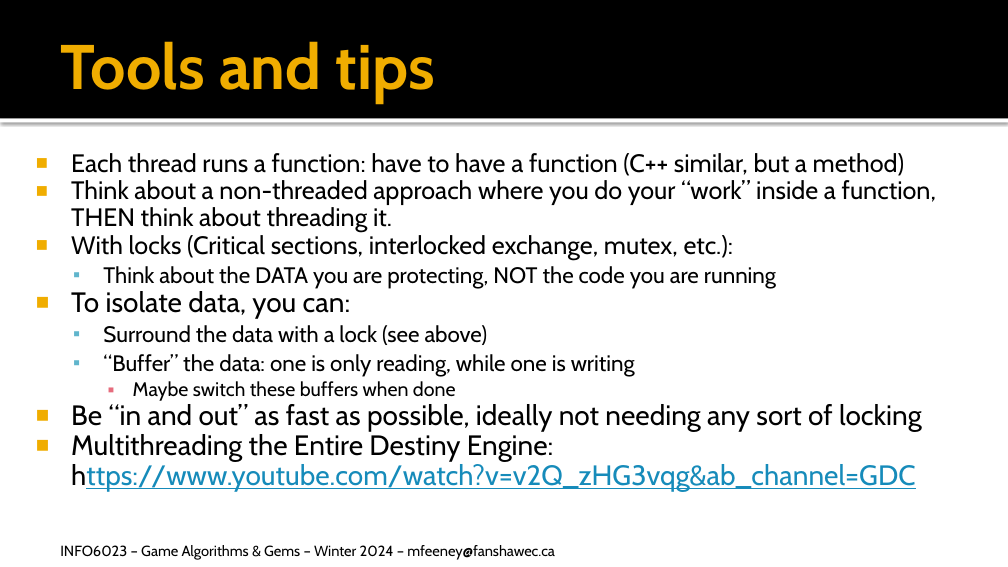
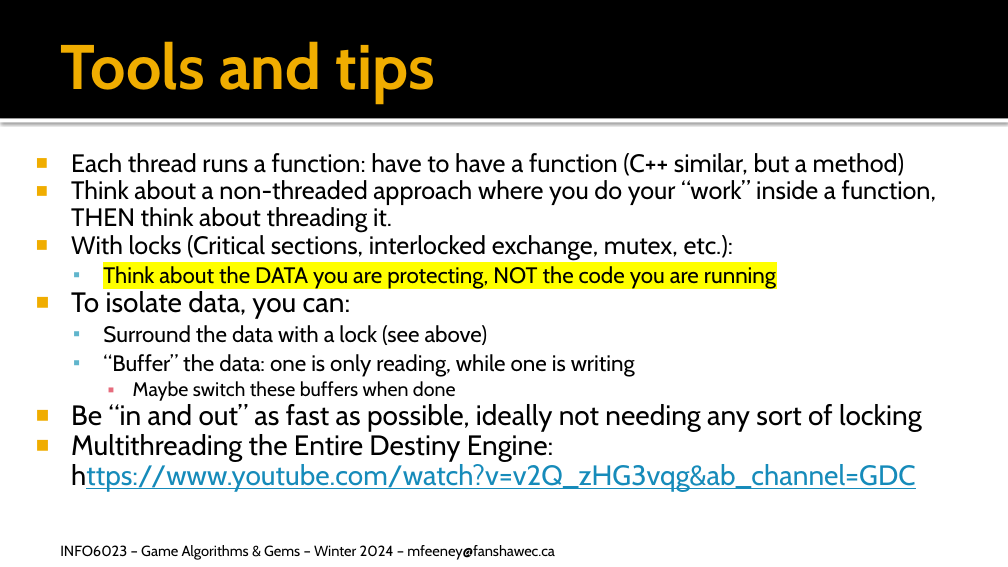
Before and after one commit to FeeneyCodes/GDP202324, a slide deck: slide 4 of 6023_Gems/D2D/W04 (threading)/6023_W04_Threading_Notes.pptx. Drawn at 1008x567 pixels with LibreOffice and Linux fonts; fonts in the diff are those of the drawing. Boxes give left, top, right and bottom in pixels: in the first picture for what was removed or moved away, otherwise in the second. Text is boxed around its words. In the diff, an @@ line names an element or a change of style, - is before the commit and + after.

```diff
--- a/6023_Gems/D2D/W04 (threading)/6023_W04_Threading_Notes.pptx
+++ b/6023_Gems/D2D/W04 (threading)/6023_W04_Threading_Notes.pptx
@@ text at (x1=103, y1=266, x2=776, y2=289): highlight none to #FFFF00 in "Think about the DATA you are protecting, ..." @@
```
Also in this commit, not shown: 52 other files.
